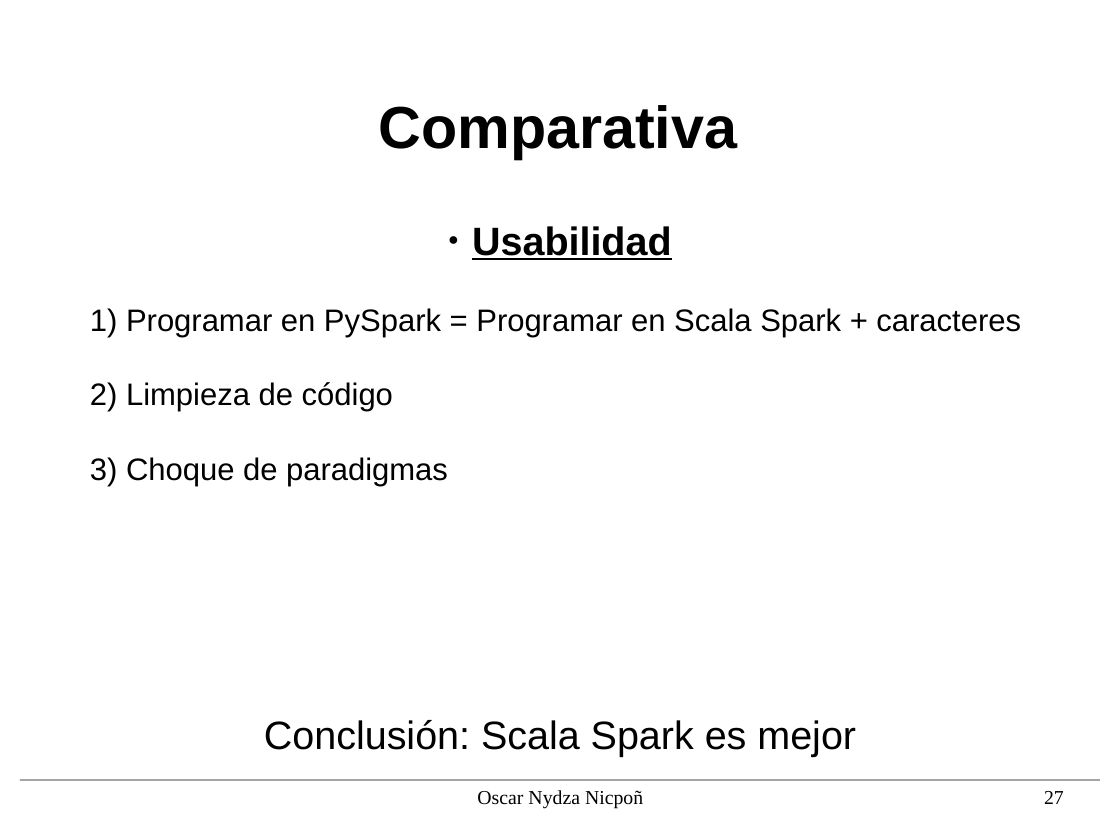
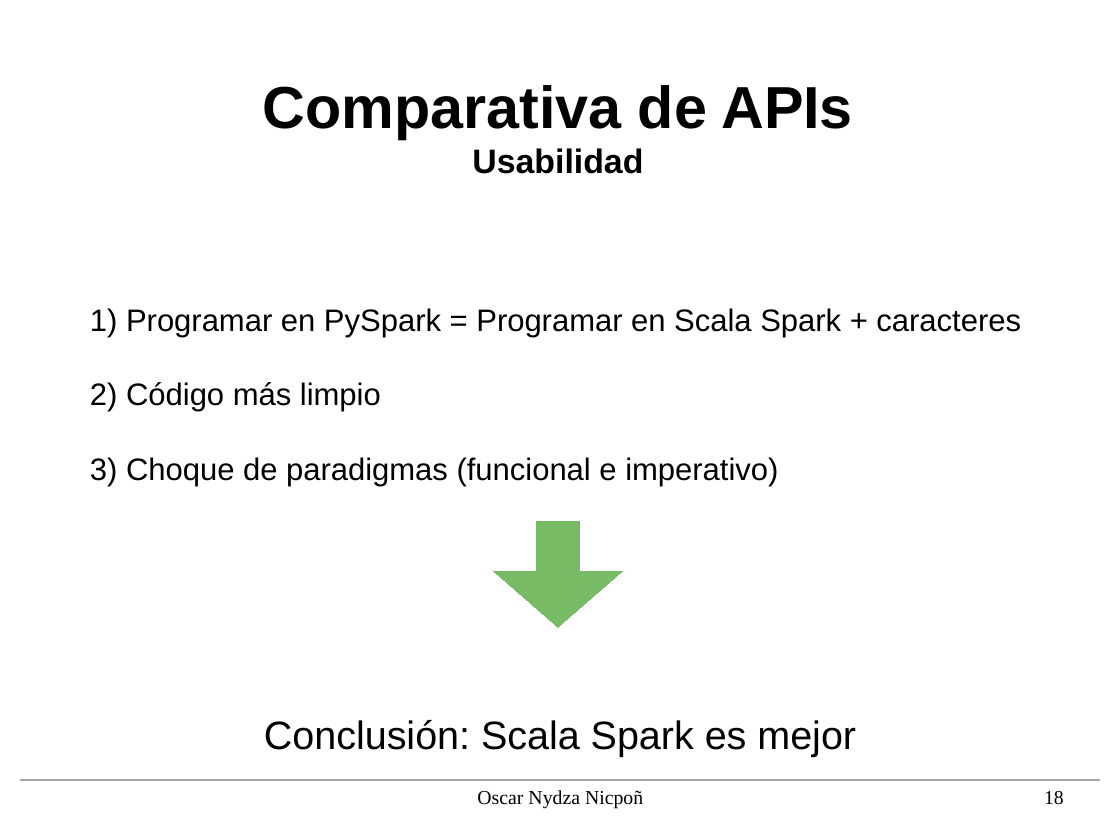
Before and after one commit to nipsn/Spark-TFG, a slide deck: slide 18 of presentacion/diapos.odp (slide 27 before the commit). Drawn at 1120x840 pixels with LibreOffice and Linux fonts; fonts in the diff are those of the drawing; background and template pictures are left out. Boxes give left, top, right and bottom in pixels: in the first picture for what was removed or moved away, otherwise in the second. Text is boxed around its words. In the diff, an @@ line names an element or a change of style, - is before the commit and + after.

```diff
--- a/presentacion/diapos.odp
+++ b/presentacion/diapos.odp
@@ title at (x1=263, y1=85, x2=853, y2=174): text changed @@
-Comparativa
+Comparativa de APIs
+Usabilidad
@@ text at (x1=472, y1=226, x2=671, y2=260): paragraph removed @@
-● Usabilidad
@@ text at (x1=126, y1=382, x2=778, y2=486): text changed @@
-2) Limpieza de código
-3) Choque de paradigmas
+2) Código más limpio
+3) Choque de paradigmas (funcional e imperativo)
@@ down arrow added at (x1=492, y1=520, x2=624, y2=628), fill #77BC65, outline #FFFFFF 0 pt @@
@@ page number at (x1=1044, y1=791, x2=1064, y2=805): text changed @@
-27
+18
```
Also in this commit, not shown: 18 other slides changed, 5 slides removed, 1 other file.
